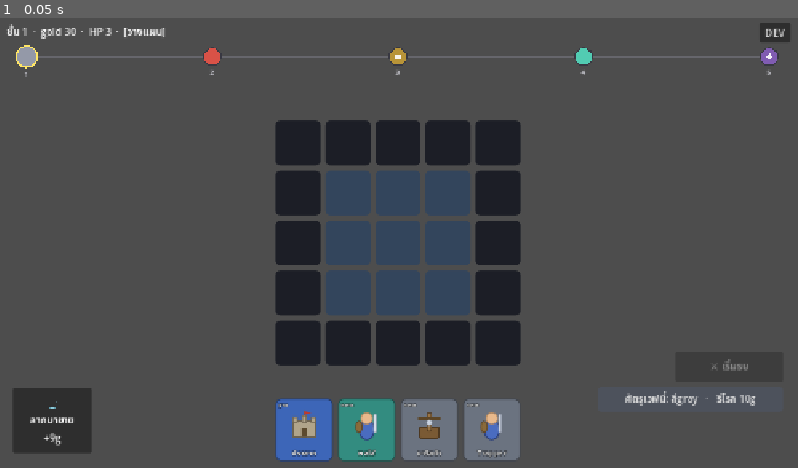
Above: before the commit, frame 1.
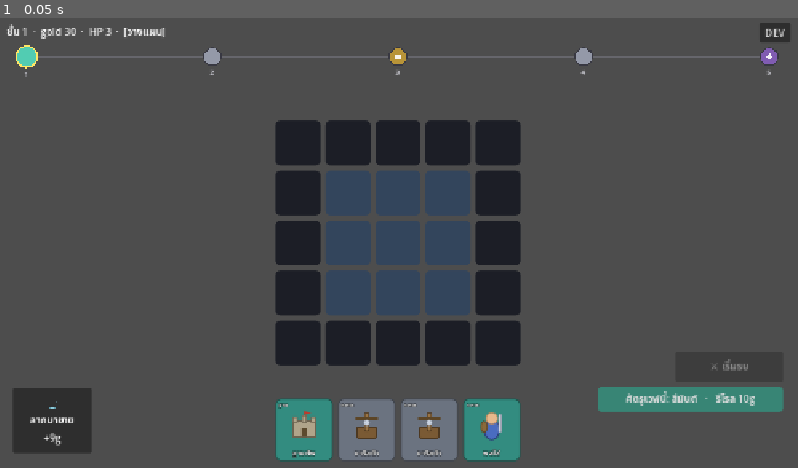
Above: after the commit, the same moment.

Repository: lnwextra2/9-Kings-at-home
Game: Godot game, scene res://scenes/main.tscn
The game is run twice, just before and just after one commit, with the same random seed, the same clock (stepped at 60 frames per second) and the same inputs.
Inputs:
- Up to frame 1 (0.05 s): no input

The runs differ from the first frame. In frame 1, 4.1% of the frame differs, in the area x 2-99%, y 6-99%.

Commit message:
content: remove blue placeholders + count = ref value directly (drop /3)
A) Blue placeholders cleared:
- converted to real color (kept ids): wall->gray (HP 600, x2/level), market->gold,
  buff_lifesteal->red; deleted base_castle/swordsman/archer/ballista/farm/tome_sharpen
- repoint: starting base = mint_base; Shop.pool() = all cards except debug goblin
  (sells every color); wall keeps id 'wall' so Unit.make_wall is unchanged
B) Count mapping fixed per user: base_count = reference count column DIRECTLY (was /3).
  mint_sword/archer 3->9, mint_shield/gray_ballista/gray_trapper 1->3. Code unchanged
  (make_instance/level_up already linear += base_count) -> Lv1=base_count, Lv3=3x.
Docs: 04 count legend + memory updated.

Verified: Content 16; base_castle gone / mint_base starts; wall gray 600; market gold;
lifesteal red; starter hand real-only; mint_sword Lv1 9 / Lv3 27; shop pool 15; boots clean.

Co-Authored-By: Claude Opus 4.8 <noreply@anthropic.com>

Diff:
--- a/new-game-project/core/game_state.gd
+++ b/new-game-project/core/game_state.gd
@@ -67,7 +67,7 @@
 			s.board[r * s.cols + c] = null if unlocked else &"locked"
 
 	# มือเริ่มต้น: ฐาน (บังคับวาง wave 0) + สุ่มทหาร start_cards ใบ
-	s.hand = [&"base_castle"]
+	s.hand = [&"mint_base"]
 	var pool: Array = []
 	for d in Content.all():
 		if d.kind == CardData.Kind.SOLDIER and d.id != WaveGen.ENEMY_ID:   # เว้นการ์ดศัตรู debug
--- a/new-game-project/core/shop.gd
+++ b/new-game-project/core/shop.gd
@@ -6,9 +6,13 @@
 const REROLL_COST := 2
 
 
-## pool ที่ขาย (สีฟ้า placeholder ชั่วคราว; M4 อาจอิงสี/floor)
+## pool ที่ขาย = การ์ดผู้เล่นทุกสี (เว้นการ์ดศัตรู debug)
 static func pool() -> Array:
-    return Content.by_color(&"blue")
+    var out: Array = []
+    for d in Content.all():
+        if d.id != WaveGen.ENEMY_ID:
+            out.append(d)
+    return out
 
 
 static func roll(state: GameState) -> void:
--- a/new-game-project/data/cards/blue/archer.tres
+++ /dev/null
@@ -1,22 +0,0 @@
-[gd_resource type="Resource" script_class="CardData" load_steps=3 format=3 uid="uid://dak0archer0v"]
-
-[ext_resource type="Script" path="res://data_types/card_data.gd" id="1"]
-[ext_resource type="Texture2D" path="res://assets/sprites/archer.svg" id="2"]
-
-[resource]
-script = ExtResource("1")
-id = &"archer"
-display_name = "พลธนู"
-sprite = ExtResource("2")
-color = &"blue"
-kind = 0
-description = "ทหารระยะไกล ยิง projectile"
-max_hp = 12.0
-attack = 3.0
-attack_cd = 1.2
-attack_range = 140.0
-move_speed = 60.0
-base_count = 2
-growth_hp = 0.3
-growth_attack = 0.3
-growth_attack_speed = 0.1
--- a/new-game-project/data/cards/blue/ballista.tres
+++ /dev/null
@@ -1,21 +0,0 @@
-[gd_resource type="Resource" script_class="CardData" load_steps=3 format=3 uid="uid://dak0balli0v"]
-
-[ext_resource type="Script" path="res://data_types/card_data.gd" id="1"]
-[ext_resource type="Texture2D" path="res://assets/sprites/ballista.svg" id="2"]
-
-[resource]
-script = ExtResource("1")
-id = &"ballista"
-display_name = "หอธนู"
-sprite = ExtResource("2")
-color = &"blue"
-kind = 3
-description = "ป้อมประจำที่ ยิงไกล ศัตรูตีไม่โดน (untargetable)"
-max_hp = 0.0
-attack = 8.0
-attack_cd = 1.5
-attack_range = 200.0
-move_speed = 0.0
-base_count = 1
-growth_attack = 0.3
-growth_attack_speed = 0.1
--- a/new-game-project/data/cards/blue/base_castle.tres
+++ /dev/null
@@ -1,17 +0,0 @@
-[gd_resource type="Resource" script_class="CardData" format=3 uid="uid://dak0castle0v"]
-
-[ext_resource type="Script" uid="uid://b3c553s8svub4" path="res://data_types/card_data.gd" id="1"]
-[ext_resource type="Script" uid="uid://cv4ownguf8vtj" path="res://data_types/effect_data.gd" id="1_o3hga"]
-[ext_resource type="Texture2D" uid="uid://duvj3cvvmix47" path="res://assets/sprites/base_castle.svg" id="2"]
-
-[resource]
-script = ExtResource("1")
-id = &"base_castle"
-display_name = "ปราสาท"
-sprite = ExtResource("2")
-kind = 1
-max_hp = 0.0
-attack = 6.0
-attack_cd = 1.5
-attack_range = 120.0
-move_speed = 0.0
--- a/new-game-project/data/cards/blue/buff_lifesteal.tres
+++ /dev/null
@@ -1,19 +0,0 @@
-[gd_resource type="Resource" script_class="CardData" format=3 uid="uid://dak0bufls0v"]
-
-[ext_resource type="Script" uid="uid://b3c553s8svub4" path="res://data_types/card_data.gd" id="1"]
-[ext_resource type="Script" uid="uid://cv4ownguf8vtj" path="res://data_types/effect_data.gd" id="1_cs8tj"]
-[ext_resource type="Texture2D" uid="uid://0hwtbhh4adxn" path="res://assets/sprites/buff_lifesteal.svg" id="2"]
-
-[resource]
-script = ExtResource("1")
-id = &"buff_lifesteal"
-display_name = "เขี้ยวดูดเลือด"
-sprite = ExtResource("2")
-kind = 4
-description = "บัฟถาวร ใช้กับทหาร: เพิ่ม ability ดูดเลือด (stack ได้)"
-max_hp = 0.0
-attack = 0.0
-move_speed = 0.0
-abilities = {
-&"lifesteal": 1
-}
--- a/new-game-project/data/cards/blue/farm.tres
+++ /dev/null
@@ -1,30 +0,0 @@
-[gd_resource type="Resource" script_class="CardData" load_steps=4 format=3 uid="uid://dak0farm0v"]
-
-[ext_resource type="Script" path="res://data_types/card_data.gd" id="1"]
-[ext_resource type="Script" path="res://data_types/effect_data.gd" id="2"]
-[ext_resource type="Texture2D" path="res://assets/sprites/farm.svg" id="3"]
-
-[sub_resource type="Resource" id="eff_farm"]
-script = ExtResource("2")
-trigger = 0
-action = 1
-target = 6
-value = 1.0
-scales_with_level = true
-stat_name = &"count"
-is_percent = false
-
-[resource]
-script = ExtResource("1")
-id = &"farm"
-display_name = "ฟาร์ม"
-sprite = ExtResource("3")
-color = &"blue"
-kind = 2
-description = "จบเทิร์น: +1×Lv จำนวนทหาร ให้ทหารข้างเคียง (สุ่ม 1 ช่อง)"
-max_hp = 0.0
-attack = 0.0
-attack_range = 0.0
-move_speed = 0.0
-base_count = 1
-effects = Array[EffectData]([SubResource("eff_farm")])
--- a/new-game-project/data/cards/blue/swordsman.tres
+++ /dev/null
@@ -1,16 +0,0 @@
-[gd_resource type="Resource" script_class="CardData" format=3 uid="uid://dak0sword0v"]
-
-[ext_resource type="Script" uid="uid://b3c553s8svub4" path="res://data_types/card_data.gd" id="1"]
-[ext_resource type="Script" uid="uid://cv4ownguf8vtj" path="res://data_types/effect_data.gd" id="1_3gnbl"]
-[ext_resource type="Texture2D" uid="uid://duprpda5hipal" path="res://assets/sprites/swordsman.svg" id="2"]
-
-[resource]
-script = ExtResource("1")
-id = &"swordsman"
-display_name = "พลดาบ"
-sprite = ExtResource("2")
-description = "ทหารประชิด base_count 3 ต่อ level"
-attack_cd = 1.0
-attack_range = 22.0
-move_speed = 70.0
-base_count = 3
--- a/new-game-project/data/cards/blue/tome_sharpen.tres
+++ /dev/null
@@ -1,29 +0,0 @@
-[gd_resource type="Resource" script_class="CardData" load_steps=4 format=3 uid="uid://dak0tomes0v"]
-
-[ext_resource type="Script" path="res://data_types/card_data.gd" id="1"]
-[ext_resource type="Script" path="res://data_types/effect_data.gd" id="2"]
-[ext_resource type="Texture2D" path="res://assets/sprites/tome_sharpen.svg" id="3"]
-
-[sub_resource type="Resource" id="eff_sharpen"]
-script = ExtResource("2")
-trigger = 0
-action = 1
-target = 0
-value = 0.5
-scales_with_level = false
-stat_name = &"attack"
-is_percent = true
-
-[resource]
-script = ExtResource("1")
-id = &"tome_sharpen"
-display_name = "คัมภีร์ลับคม"
-sprite = ExtResource("3")
-color = &"blue"
-kind = 5
-description = "คัมภีร์ใช้ครั้งเดียว: +50% attack ให้การ์ดเป้าหมาย"
-max_hp = 0.0
-attack = 0.0
-move_speed = 0.0
-base_count = 1
-effects = Array[EffectData]([SubResource("eff_sharpen")])
--- a/new-game-project/data/cards/blue/wall.tres
+++ /dev/null
@@ -1,20 +0,0 @@
-[gd_resource type="Resource" script_class="CardData" load_steps=3 format=3 uid="uid://dak0wall0v"]
-
-[ext_resource type="Script" path="res://data_types/card_data.gd" id="1"]
-[ext_resource type="Texture2D" path="res://assets/sprites/wall.svg" id="2"]
-
-[resource]
-script = ExtResource("1")
-id = &"wall"
-display_name = "กำแพง"
-sprite = ExtResource("2")
-color = &"blue"
-kind = 2
-description = "สิ่งก่อสร้างมี HP ให้ศัตรูรุมตีถ่วงเวลา (โครงสร้างเดียวที่โดนตีได้)"
-max_hp = 120.0
-attack = 0.0
-attack_cd = 1.0
-attack_range = 0.0
-move_speed = 0.0
-base_count = 1
-growth_hp = 0.4
--- a/new-game-project/data/cards/blue/market.tres
+++ b/new-game-project/data/cards/gold/market.tres
@@ -19,12 +19,13 @@
 id = &"market"
 display_name = "ตลาด"
 sprite = ExtResource("3")
-color = &"blue"
+color = &"gold"
 kind = 2
-description = "สิ่งก่อสร้างซัพพอร์ต — จบเทิร์นให้ทอง 3×level"
+description = "สิ่งก่อสร้างซัพพอร์ต — จบเทิร์นให้ทอง +3 (ทำ Lv ครั้ง = 3×Lv)"
 max_hp = 0.0
 attack = 0.0
 attack_range = 0.0
 move_speed = 0.0
 base_count = 1
 effects = Array[EffectData]([SubResource("eff_gold")])
+cost = 4
--- a/new-game-project/data/cards/gray/gray_ballista.tres
+++ b/new-game-project/data/cards/gray/gray_ballista.tres
@@ -17,7 +17,7 @@
 attack_range = 500.0
 move_speed = 20.0
 crit = 0.20
-base_count = 1
+base_count = 3
 growth_hp = 0.25
 growth_attack = 0.5
 growth_attack_speed = 0.0
--- a/new-game-project/data/cards/gray/gray_trapper.tres
+++ b/new-game-project/data/cards/gray/gray_trapper.tres
@@ -17,7 +17,7 @@
 attack_range = 26.0
 move_speed = 35.0
 crit = 0.0
-base_count = 1
+base_count = 3
 growth_hp = 0.2
 growth_attack = 0.5
 growth_attack_speed = 0.0
--- /dev/null
+++ b/new-game-project/data/cards/gray/wall.tres
@@ -0,0 +1,21 @@
+[gd_resource type="Resource" script_class="CardData" load_steps=3 format=3 uid="uid://graywall0v1"]
+
+[ext_resource type="Script" path="res://data_types/card_data.gd" id="1"]
+[ext_resource type="Texture2D" path="res://assets/sprites/wall.svg" id="2"]
+
+[resource]
+script = ExtResource("1")
+id = &"wall"
+display_name = "กำแพง"
+sprite = ExtResource("2")
+color = &"gray"
+kind = 2
+description = "แนวกั้นเต็มสนาม HP รวมกัน (โครงสร้างเดียวที่โดนตีได้) — อัพเลเวล = x2 HP"
+max_hp = 600.0
+attack = 0.0
+attack_cd = 1.0
+attack_range = 0.0
+move_speed = 0.0
+base_count = 1
+growth_hp = 1.0
+cost = 5
--- a/new-game-project/data/cards/mint/mint_archer.tres
+++ b/new-game-project/data/cards/mint/mint_archer.tres
@@ -17,7 +17,7 @@
 attack_range = 200.0
 move_speed = 30.0
 crit = 0.10
-base_count = 3
+base_count = 9
 growth_hp = 0.25
 growth_attack = 0.3
 growth_attack_speed = 0.25
--- a/new-game-project/data/cards/mint/mint_shield.tres
+++ b/new-game-project/data/cards/mint/mint_shield.tres
@@ -17,7 +17,7 @@
 attack_range = 26.0
 move_speed = 47.0
 crit = 0.05
-base_count = 1
+base_count = 3
 growth_hp = 0.5
 growth_attack = 0.5
 growth_attack_speed = 0.0
--- a/new-game-project/data/cards/mint/mint_sword.tres
+++ b/new-game-project/data/cards/mint/mint_sword.tres
@@ -17,7 +17,7 @@
 attack_range = 26.0
 move_speed = 47.0
 crit = 0.05
-base_count = 3
+base_count = 9
 growth_hp = 0.25
 growth_attack = 0.25
 growth_attack_speed = 0.25
--- /dev/null
+++ b/new-game-project/data/cards/red/buff_lifesteal.tres
@@ -0,0 +1,21 @@
+[gd_resource type="Resource" script_class="CardData" load_steps=3 format=3 uid="uid://redbufls0v1"]
+
+[ext_resource type="Script" path="res://data_types/card_data.gd" id="1"]
+[ext_resource type="Texture2D" path="res://assets/sprites/buff_lifesteal.svg" id="2"]
+
+[resource]
+script = ExtResource("1")
+id = &"buff_lifesteal"
+display_name = "ดูดเลือด"
+sprite = ExtResource("2")
+color = &"red"
+kind = 4
+description = "บัฟถาวร ใช้กับทหาร: ฟื้น HP 25% ของดาเมจ (stack ได้) — กลไก combat ยังไม่ทำ"
+max_hp = 0.0
+attack = 0.0
+move_speed = 0.0
+base_count = 1
+abilities = {
+&"lifesteal": 1
+}
+cost = 4
Not shown: 1 places in new-game-project/data/cards/gold/market.tres that only renumber resources
Not shown, changed: docs/04_CARD_REFERENCE.md
